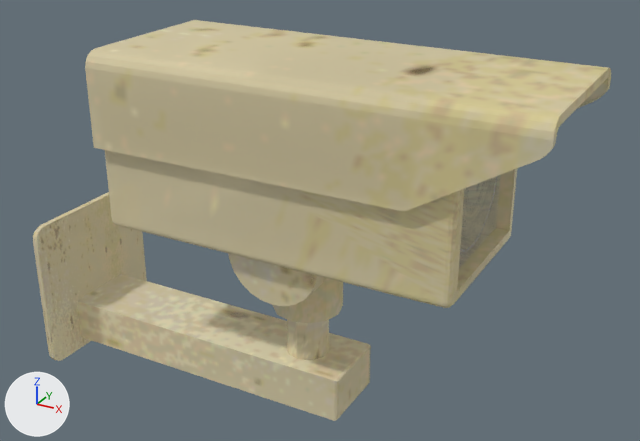
A saved change to the FBX model Assets/Props/CameraDeSeguranca.fbx.
The view is the same before and after, from a 50 mm camera at (0.863, -0.871, 0.7) aimed at (0.37, 0.026, 0.252). Lighting does not change. The marker at lower left points along +X, +Y and +Z. Vertices at the same position are counted once.
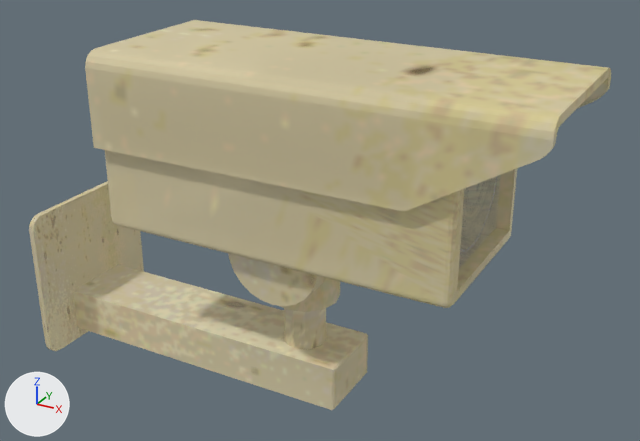
The newer file is also turned or shifted as a whole; pictures and numbers use the older file's frame.

Changed parts and their boxes [x1, y1, x2, y2] in the pictures (640 x 441 px):
'Cube', reshaped (9% narrower, 28% shorter)
    before: [33, 20, 611, 421]
    after: [85, 20, 611, 308]
'Cube.001', added
    after: [29, 181, 368, 410]
part 1 of me_cube, deleted (yellow)
    before: [33, 192, 147, 361]
part 2 of me_cube, deleted (yellow)
    before: [287, 320, 329, 360]
part 3 of me_cube, deleted (yellow)
    before: [273, 270, 343, 323]
part 4 of me_cube, deleted (beige)
    before: [77, 274, 371, 421]

What changed in the scene script:
```text
Change me_cube:
    where me_cube.from_pydata(...)  # 377 vertices, 260 faces; spans x 0.0..0.683, y -0.116..0.116, z -0.001..0.468
    used by ob_cube; location = (0.0, 0.0, 0.0)
    me_cube part 1: the loose piece of 40 vertices spanning x 0.0..0.008, y -0.106..0.106, z -0.001..0.211 is deleted
    me_cube part 2: the loose piece of 28 vertices spanning x 0.339..0.393, y -0.028..0.028, z 0.076..0.141 is deleted
    me_cube part 3: the loose piece of 26 vertices spanning x 0.321..0.411, y -0.045..0.044, z 0.141..0.215 is deleted
    me_cube part 4: the loose piece of 16 vertices spanning x 0.004..0.435, y -0.049..0.049, z 0.016..0.077 is deleted
Add me_cube_001:
    me_cube_001.from_pydata(...)  # 110 vertices, 62 faces; spans x 0.0..0.435, y -0.106..0.106, z -0.001..0.215
    me_cube_001.materials.append(mat_m_camera)
Add ob_cube_001:
    ob_cube_001 = bpy.data.objects.new('Cube.001', me_cube_001)
    ob_cube_001.location = (-0.004, 0.0, 0.015)
```
